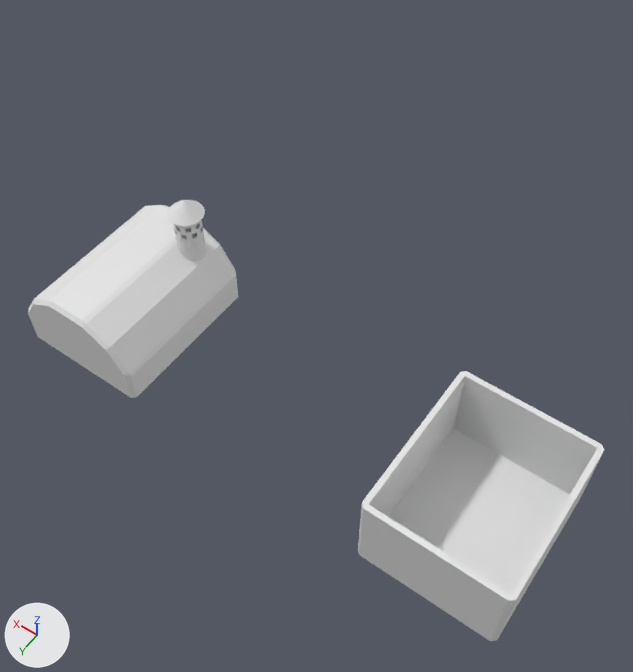
A saved change to the Blender file treasure_cheast_sonny_donaldson_01.blend.
Before and after are seen from a 50 mm camera at (-8.72, 6.66, 11.94) aimed at (-3.08, -1.24, -0.46). The axes (+X, +Y, +Z) are drawn at lower left. The lights are the same throughout. The older version comes first.

Names of what the first picture shows: 'lid.001', 'lid.002'.
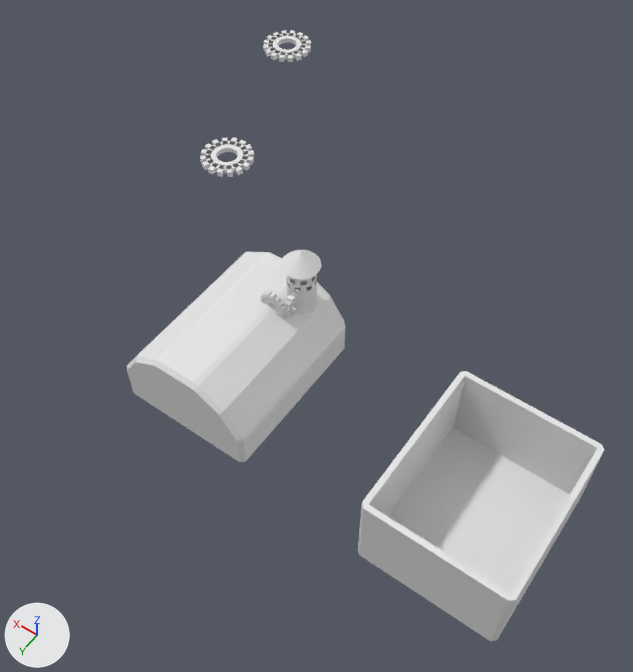
Edits to the bpy script that builds the scene:
```text
Add me_cylinder_014:
    me_cylinder_014.from_pydata(...)  # 288 vertices, 180 faces; spans x -1.25..1.25, y -1.25..1.25, z -1.0..1.0
Change ob_lid_002:
    ob_lid_002.location: (0.15, 0.0, -1.24) -> (-2.31, 0.0, -1.0)
Add ob_cylinder_004:
    ob_cylinder_004 = bpy.data.objects.new('Cylinder.004', me_cylinder_014)
    ob_cylinder_004.location = (0.06, -2.77, 1.05)
    ob_cylinder_004.scale = (0.4, 0.4, 0.05)
Add ob_cylinder_003:
    ob_cylinder_003 = bpy.data.objects.new('Cylinder.003', me_cylinder_014.copy())
    ob_cylinder_003.location = (-2.97, -0.77, 0.82)
    ob_cylinder_003.rotation_euler = (0.0, 1.571, 0.0)  # degrees (0, 90, 0)
    ob_cylinder_003.scale = (0.2, 0.2, 0.05)
Add ob_cylinder_001:
    ob_cylinder_001 = bpy.data.objects.new('Cylinder.001', me_cylinder_014.copy())
    ob_cylinder_001.location = (-2.73, -0.51, 0.87)
    ob_cylinder_001.rotation_euler = (1.571, 1.571, 0.0)  # degrees (90, 90, 0)
    ob_cylinder_001.scale = (0.2, 0.2, 0.05)
Add ob_cylinder_002:
    ob_cylinder_002 = bpy.data.objects.new('Cylinder.002', me_cylinder_014.copy())
    ob_cylinder_002.location = (1.21, -6.19, 1.12)
    ob_cylinder_002.scale = (0.4, 0.4, 0.05)
```

Pixel boxes (x1, y1, x2, y2) of what changed, in the pictures (633 x 672 px):
'lid.002', moved: before (28, 200, 238, 398); after (127, 250, 345, 462)
'Cylinder.004', added: after (200, 137, 254, 177)
'Cylinder.002', added: after (263, 30, 311, 62)
'Cylinder.001', added: after (260, 291, 287, 318)
'Cylinder.003', added: after (285, 288, 301, 318)
